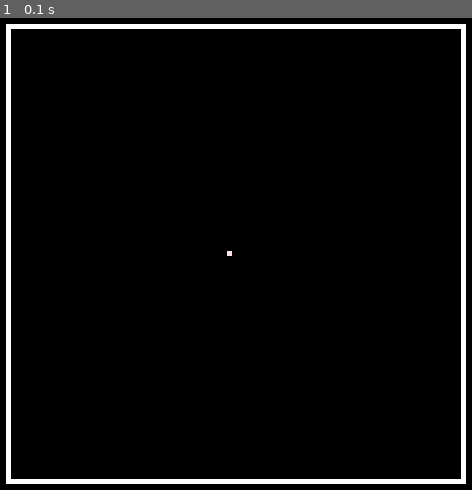
Above: before the commit, frame 1.
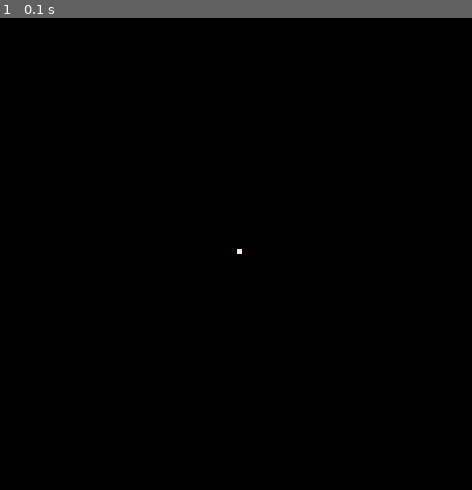
Above: after the commit, the same moment.

Repository: J-Spitzak/stuff
Game: pygame game, started from physics.py
The game is run twice, just before and just after one commit, with the same random seed, the same clock (stepped at 60 frames per second) and the same inputs.
Inputs:
- Up to frame 1 (0.1 s): no input

The runs differ from the first frame. In frame 1, 4.1% of the frame differs, in the area x 1-99%, y 1-99%.

Commit message:
fixed edge case where inverted vector of particle didn't clear it of it's inversion range

Diff:
--- a/physics.py
+++ b/physics.py
@@ -24,30 +24,58 @@
 
 class particle:
     def __init__(self, x, y, width):
-        self.x = x
-        self.y = y
-        self.g_force = [0,0]
+        self.x_right = x
+        self.y_bottom = y
+
+        self.g_force = [.1,0]
         self.final_force = [-0.3,.2]
+        self.final_force = [0,0]
+
         self.width = width
+
+        self.x_left = self.x_right - self.width
+        self.y_top = self.y_bottom - self.width
 
     def vec_add(self):
         self.final_force[0] += self.g_force[0]
         self.final_force[1] += self.g_force[1]
 
     def walls(self):
-        if self.y <= Y_T or self.y >= Y_B:
+        '''if self.y <= Y_T or self.y >= Y_B:
             self.final_force[1] *= -1
         if self.x <= X_L or self.x >= X_R:
+            self.final_force[0] *= -1'''
+        # <- for walls
+
+        if self.y_bottom >= SCREEN_HEIGHT or self.y_top <= 0:
+            self.final_force[1] *= -1
+
+            if self.y_top + self.final_force[1] <= 0:
+                self.y_bottom = 1 + self.width
+
+            if self.y_bottom + self.final_force[1] >= SCREEN_HEIGHT:
+                self.y_bottom = SCREEN_HEIGHT - 1
+
+        if self.x_left <= 0 or self.x_right >= SCREEN_WIDTH:
             self.final_force[0] *= -1
 
+            if self.x_left + self.final_force[0] <= 0:
+                self.x_right = 1 + self.width
+
+            if self.x_right + self.final_force[0] >= SCREEN_WIDTH:
+                self.x_right = SCREEN_WIDTH - 1
+
+
     def move(self):
-        self.x += self.final_force[0]
-        self.y += self.final_force[1]
+        self.x_right += self.final_force[0]
+        self.y_bottom += self.final_force[1]
+
+        self.x_left = self.x_right - self.width
+        self.y_top = self.y_bottom - self.width
 
     def draw(self):
-        x_pos = self.x - self.width
-        y_pos = self.y - self.width
-        pg.draw.rect(WIN, (255, 225, 225), pg.Rect(x_pos, y_pos, self.width, self.width))
+
+        pg.draw.rect(WIN, (255, 225, 225), pg.Rect(self.x_left, self.y_top, self.width, self.width))
 
 
 par = particle(SCREEN_WIDTH / 2, SCREEN_HEIGHT / 2, 5)
@@ -73,7 +101,7 @@
 
         if ticks == 10:
             WIN.fill(BLACK)
-            draw_square()
+            #draw_square()
             main()
             par.draw()
             pg.display.update()
